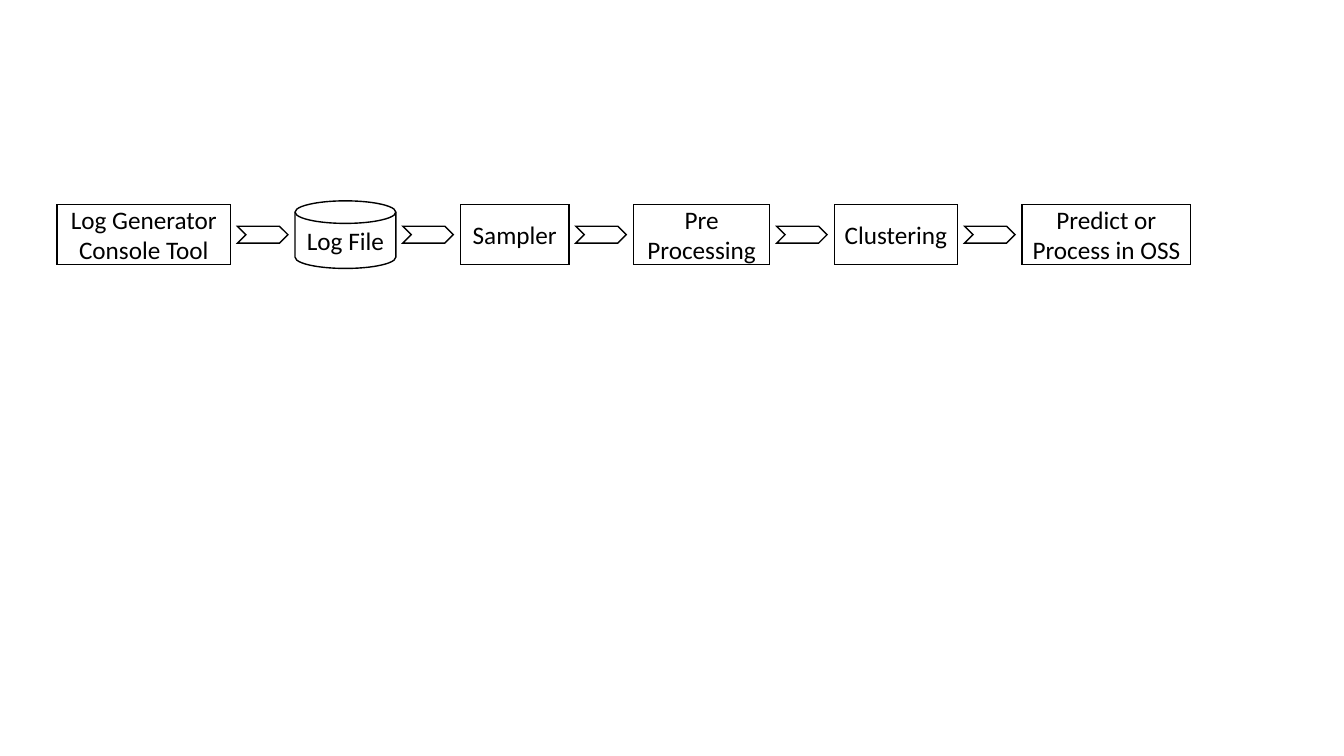
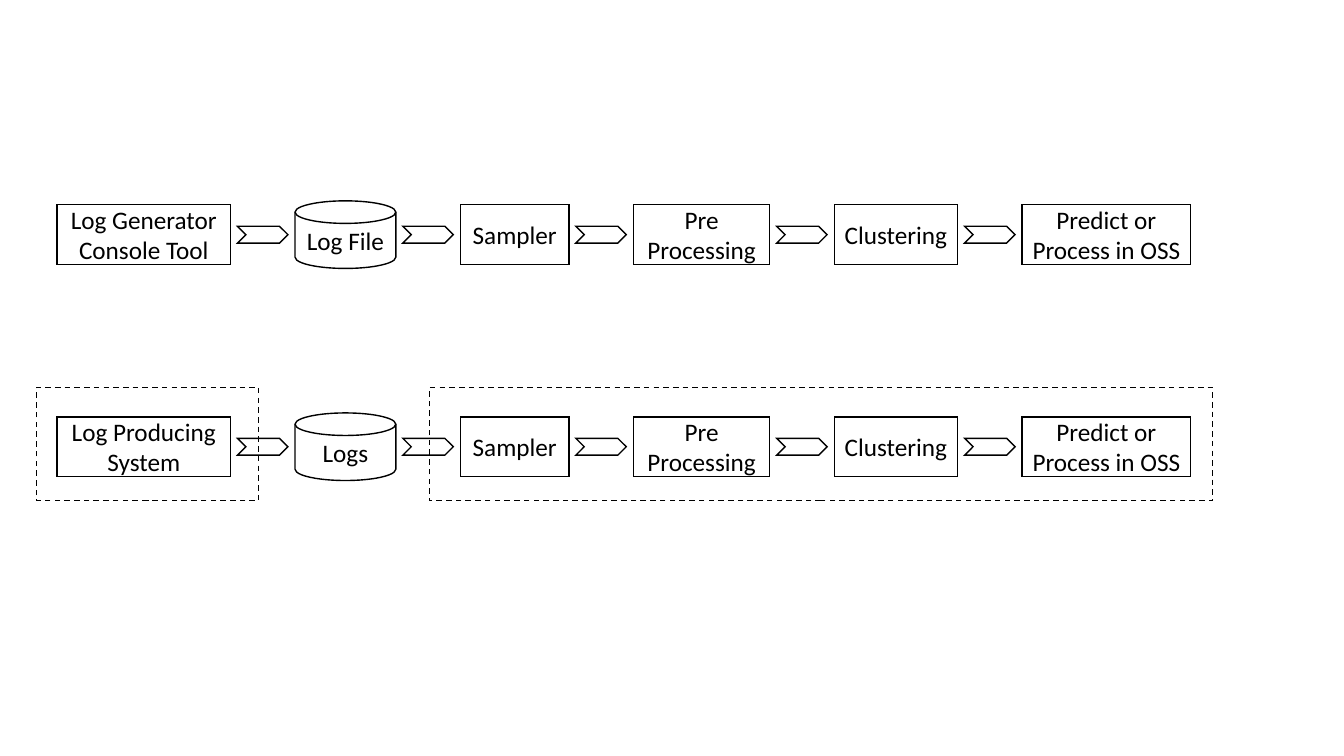
Before and after one commit to hayhan/loganalyzer, a slide deck: slide 4 of tmp/materials.pptx. Drawn at 1344x756 pixels with LibreOffice and Linux fonts; fonts in the diff are those of the drawing. Boxes give left, top, right and bottom in pixels: in the first picture for what was removed or moved away, otherwise in the second. Text is boxed around its words. In the diff, an @@ line names an element or a change of style, - is before the commit and + after.

```diff
--- a/tmp/materials.pptx
+++ b/tmp/materials.pptx
@@ rectangle added at [36, 387, 259, 500], outline #000000 1 pt dashed @@
@@ rectangle added at [430, 387, 1213, 500], outline #000000 1 pt dashed @@
@@ rectangle added at [57, 417, 231, 477], fill #FFFFFF, outline #000000 1 pt, 18 pt, text #000000 @@
+Log Producing System
@@ cylinder added at [295, 413, 396, 481], fill #FFFFFF, outline #000000 1 pt, 18 pt, text #000000 @@
+Logs
@@ rectangle added at [461, 417, 570, 477], fill #FFFFFF, outline #000000 1 pt, 18 pt, text #000000 @@
+Sampler
@@ rectangle added at [634, 417, 770, 477], fill #FFFFFF, outline #000000 1 pt, 18 pt, text #000000 @@
+Pre Processing
@@ rectangle added at [835, 417, 958, 477], fill #FFFFFF, outline #000000 1 pt, 18 pt, text #000000 @@
+Clustering
@@ rectangle added at [1022, 417, 1191, 477], fill #FFFFFF, outline #000000 1 pt, 18 pt, text #000000 @@
+Predict or Process in OSS
@@ chevron added at [238, 439, 288, 456], fill #FFFFFF, outline #000000 1 pt @@
@@ chevron added at [403, 439, 454, 456], fill #FFFFFF, outline #000000 1 pt @@
@@ chevron added at [576, 439, 626, 456], fill #FFFFFF, outline #000000 1 pt @@
@@ chevron added at [777, 439, 828, 456], fill #FFFFFF, outline #000000 1 pt @@
@@ chevron added at [965, 439, 1015, 456], fill #FFFFFF, outline #000000 1 pt @@
```
Also in this commit, not shown: 2 other files.
